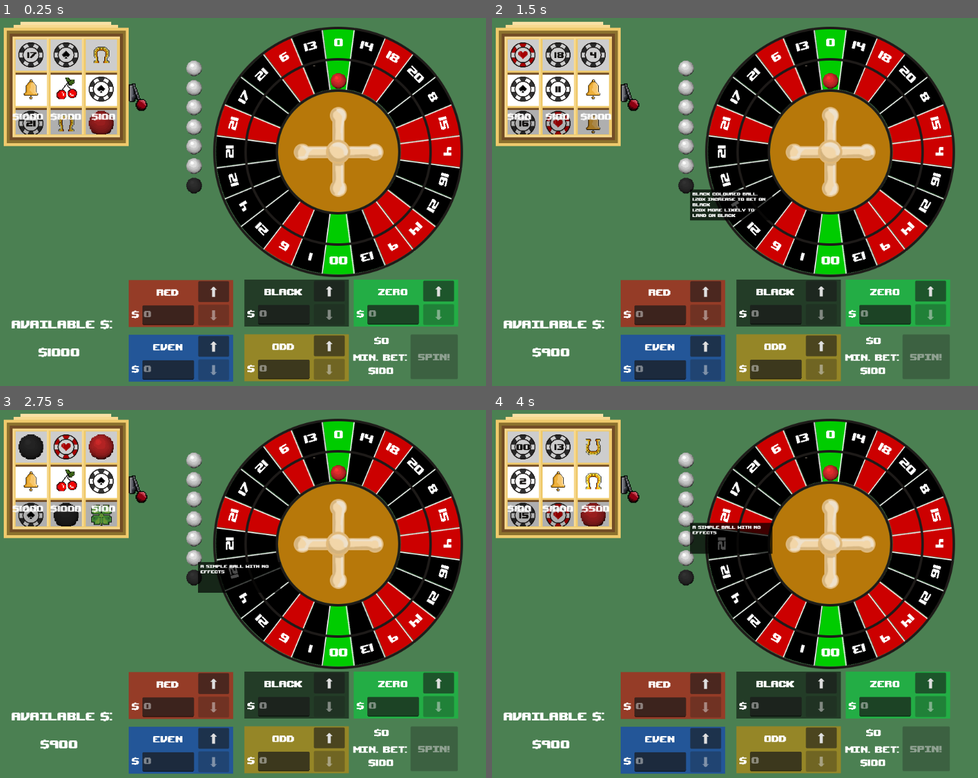
Above: before the commit, frames 1-4 (two rows, left to right).
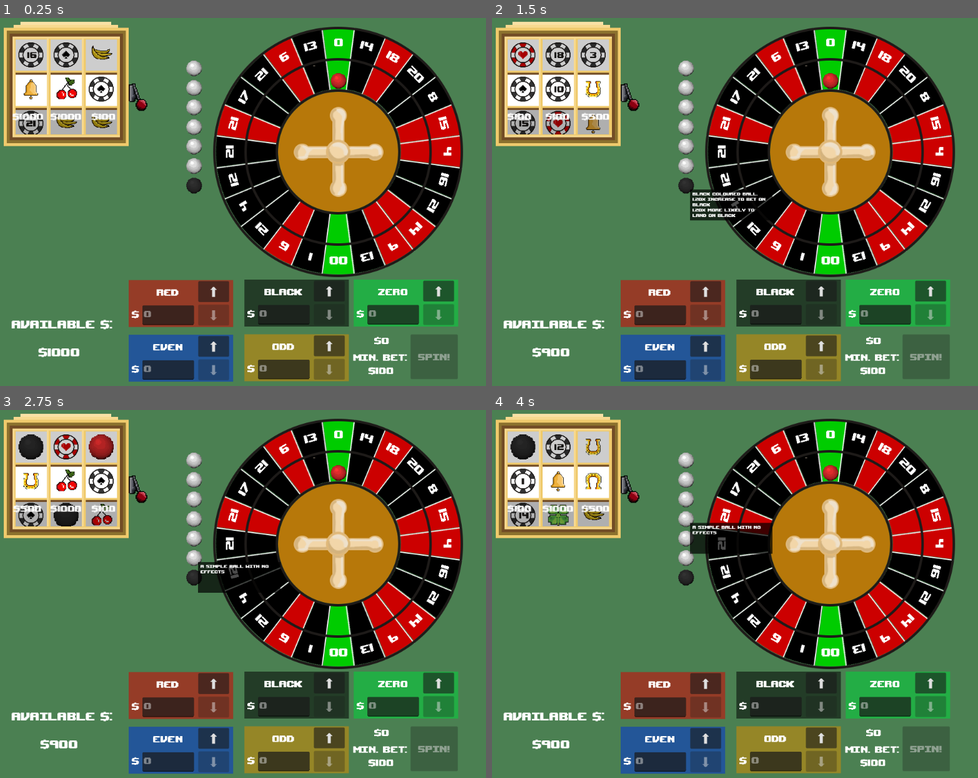
Above: after the commit, the same moments.

Repository: RossRKK/gmtk-game-jam-2025
Game: Godot game, scene res://scenes/roulette_scene.tscn
Two runs of this game, one before a commit and one after it. Both use one fixed random seed, a clock stepped at 60 frames per second and the inputs below. Sound files missing from this copy of the repository are replaced by a short silence.
Inputs (mouse positions are in pixels of both pictures, inside the frame that each line leads up to):
- Up to frame 1 (0.25 s): no input
- Up to frame 2 (1.5 s): click (628, 84) at 0.5 s; click (686, 187) at 1.27 s
- Up to frame 3 (2.75 s): click (194, 557) at 2.02 s
- Up to frame 4 (4 s): click (686, 538) at 2.77 s; click (686, 520) at 3.52 s

The runs differ from the first frame. In frame 1, 0.5% of the frame differs, in the area x 6-24%, y 7-32%; in frame 2, 0.2%; in frame 3, 0.4%; in frame 4, 0.7%, in the area x 3-24%, y 6-32%.

Commit message:
Added the banana power up

Diff:
--- /dev/null
+++ b/resources/segment_effects/banana_segment_curve.tres
@@ -0,0 +1,6 @@
+[gd_resource type="Curve" format=3 uid="uid://diunnsd50ra8"]
+
+[resource]
+_limits = [0.0, 5.0, 0.0, 23.0]
+_data = [Vector2(0, 0), 0.0, 0.0, 0, 0, Vector2(2, 2), 0.0, 0.0, 0, 0, Vector2(3, 1), 0.0, 0.0, 0, 0]
+point_count = 3
--- a/scenes/roulette_scene.tscn
+++ b/scenes/roulette_scene.tscn
@@ -99,4 +99,14 @@
 [node name="CRTEffect" parent="." instance=ExtResource("1_8h7hl")]
 visible = false
 
+[node name="Label" type="RichTextLabel" parent="."]
+offset_left = -58.0
+offset_top = 19.0
+offset_right = -18.0
+offset_bottom = 37.0
+theme = ExtResource("5_4tu1h")
+text = "Label"
+horizontal_alignment = 1
+vertical_alignment = 1
+
 [connection signal="submit_bet" from="BettingBoard" to="RouletteWheel" method="_start_spin"]
--- a/scripts/power_up.gd
+++ b/scripts/power_up.gd
@@ -16,6 +16,7 @@
 static func random_power_up() -> PowerUp:
 	var magnet_curve = preload("res://resources/segment_effects/magnet_segment_curve.tres")
 	var repolsor_curve = preload("res://resources/segment_effects/repulsor_segment_curve.tres")
+	var banana_curve = preload("res://resources/segment_effects/banana_segment_curve.tres")
 	var balls: Array = [
 		ColouredBall.make_coloured_ball.bind(Segment.RouletteColour.Red),
 		ColouredBall.make_coloured_ball.bind(Segment.RouletteColour.Black),
@@ -28,6 +29,8 @@
 		PowerUpDuplicatePowerUp.make,
 		PowerUpMagnet.make.bind(magnet_curve, 500.,"Magnetised", "The ball is more likely to land near here", "Make your own luck. Make the ball more likely to land in a segment or it's neighbours"),
 		PowerUpMagnet.make.bind(repolsor_curve, 500.,"Repellent", "The ball is less likely to land near here", "Make your own luck. Make the ball less likely to land in a segment or it's neighbours"),
+		PowerUpMagnet.make.bind(banana_curve, 500.,"Slippery", "The ball will slip passed here into the next segment", "Slick up a segment so that the ball lands in the next space"),
+
 	]
 	var weights: Array[int] = [
 		12 * BASIC_WEIGHT, # make red
@@ -37,6 +40,7 @@
 		POWER_UP_DUPLICATE_WEIGHT,
 		MAGNET_WEIGHT, # magnet
 		MAGNET_WEIGHT, # replusor
+		MAGNET_WEIGHT, # banana
 
 		# these are added after the hard coded ones
 		12 * BASIC_WEIGHT, # red ball
--- a/scripts/power_ups/power_up_magnet.gd
+++ b/scripts/power_ups/power_up_magnet.gd
@@ -5,6 +5,8 @@
 	var power_up = PowerUpMagnet.new(curve, base_price, title, description, tool_tip)
 	if title == "Magnetised":
 		power_up.texture_normal = preload("res://assets/png/power_horseshoe_upright.png")
+	elif title == "Slippery":
+		power_up.texture_normal = preload("res://assets/png/power_banana.png")
 	else:
 		power_up.texture_normal = preload("res://assets/png/power_horseshoe.png")
 	power_up.scale.x = 0.4
